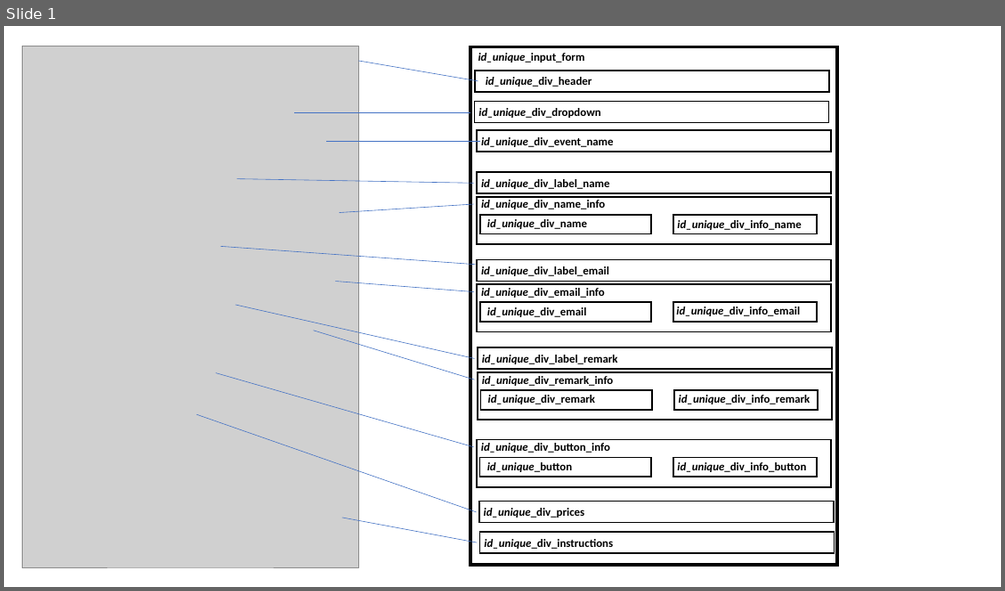
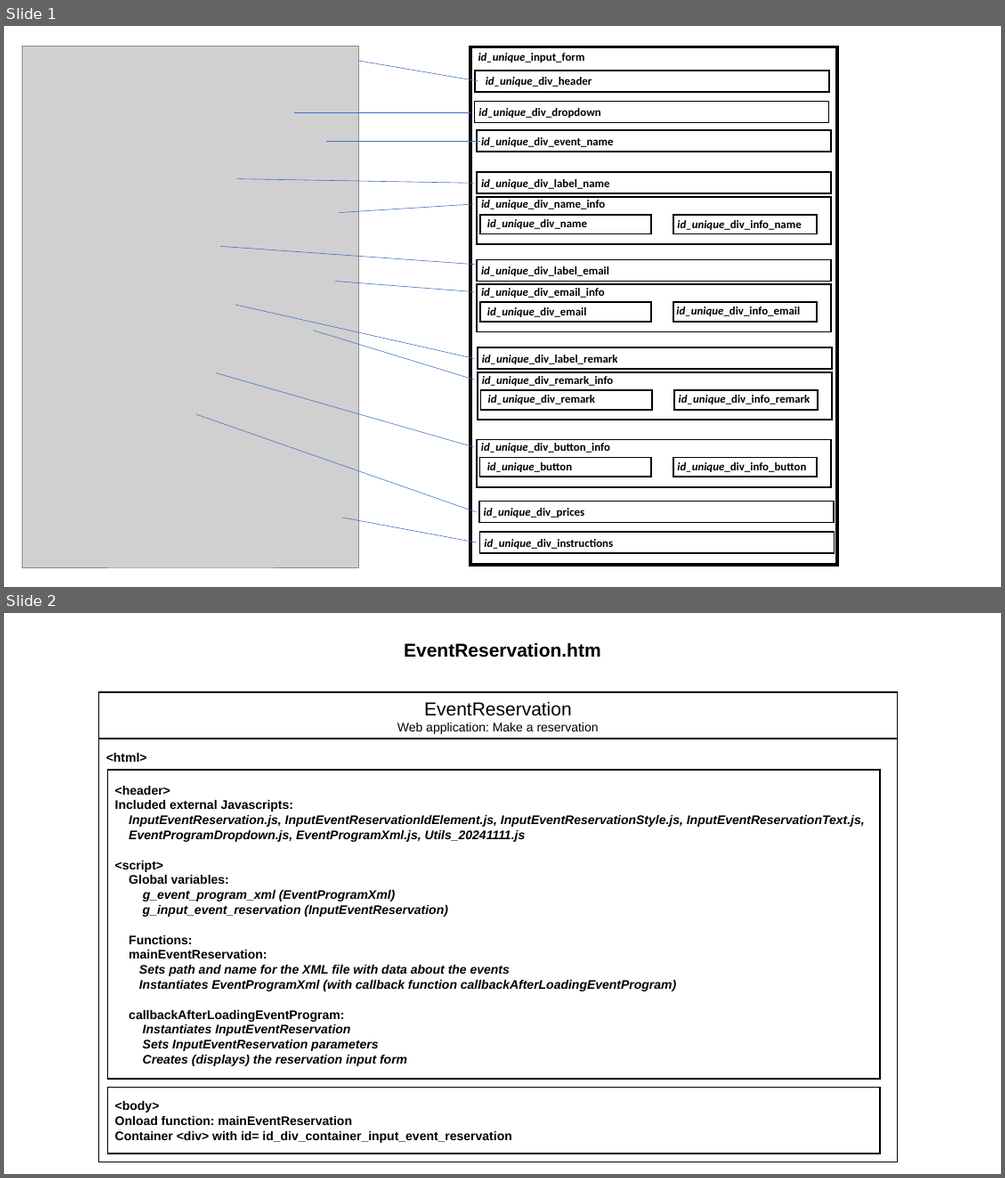
Before and after one commit to JazzLiveAarau/WwwReservationLayout, a slide deck: Description/InputEventReservation.pptx. Shown one above the other, each under a label of ours: slide 1 before the commit, slides 1 and 2 after it. The pictures are 1005x591 and 1005x1178 pixels, drawn with LibreOffice and Linux fonts; fonts in the diff are those of the drawing; grey boxes stand for pictures. Boxes give left, top, right and bottom in pixels: in the first picture for what was removed or moved away, otherwise in the second. Text is boxed around its words. In the diff, an @@ line names an element or a change of style, - is before the commit and + after.

```diff
--- a/Description/InputEventReservation.pptx
+++ b/Description/InputEventReservation.pptx
@@ slide 2 added at [4,613,1001,1174], background #FFFFFF @@
@@ text added at [404,642,601,657], 18 pt, text #000000, bold @@
+EventReservation.htm
@@ rectangle added at [99,692,898,738], outline #000000 1.5 pt, 12 pt, text #000000 @@
+EventReservation
+Web application: Make a reservation
@@ rectangle added at [99,738,898,1162], outline #000000 1.5 pt, 12 pt, text #000000, bold @@
+<html>
@@ rectangle added at [108,770,880,1078], outline #000000 1.5 pt, 12 pt, text #000000, bold, italic @@
+<header>
+Included external Javascripts:
+InputEventReservation.js, InputEventReservationIdElement.js, InputEventReservationStyle.js, InputEventReservationText.js,
+EventProgramDropdown.js, EventProgramXml.js, Utils_20241111.js
+<script>
+Global variables:
+g_event_program_xml (EventProgramXml)
+g_input_event_reservation (InputEventReservation)
+Functions:
+mainEventReservation:
+Sets path and name for the XML file with data about the events
+Instantiates EventProgramXml (with callback function callbackAfterLoadingEventProgram)
+callbackAfterLoadingEventProgram:
+Instantiates InputEventReservation
+Sets InputEventReservation parameters
+Creates (displays) the reservation input form
@@ rectangle added at [108,1087,880,1153], outline #000000 1.5 pt, 12 pt, text #000000, bold @@
+<body>
+Onload function: mainEventReservation
+Container <div> with id= id_div_container_input_event_reservation
```
Also in this commit, not shown: 3 other slides added, 2 slides removed, 6 other files.
